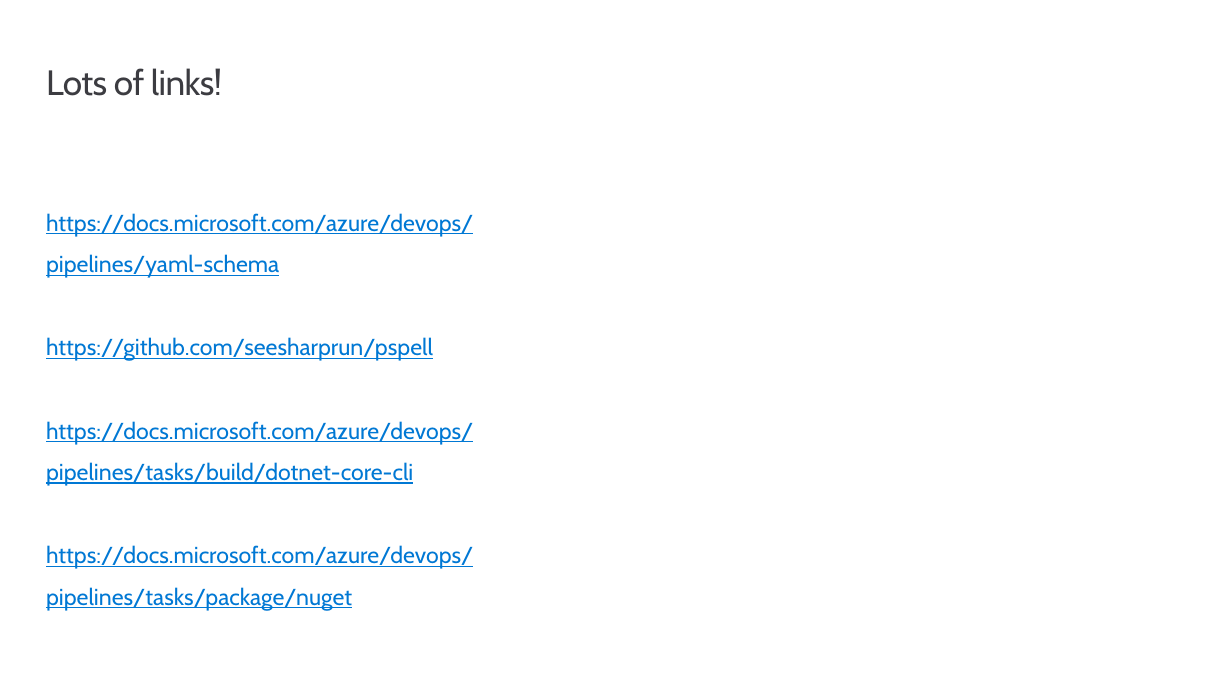
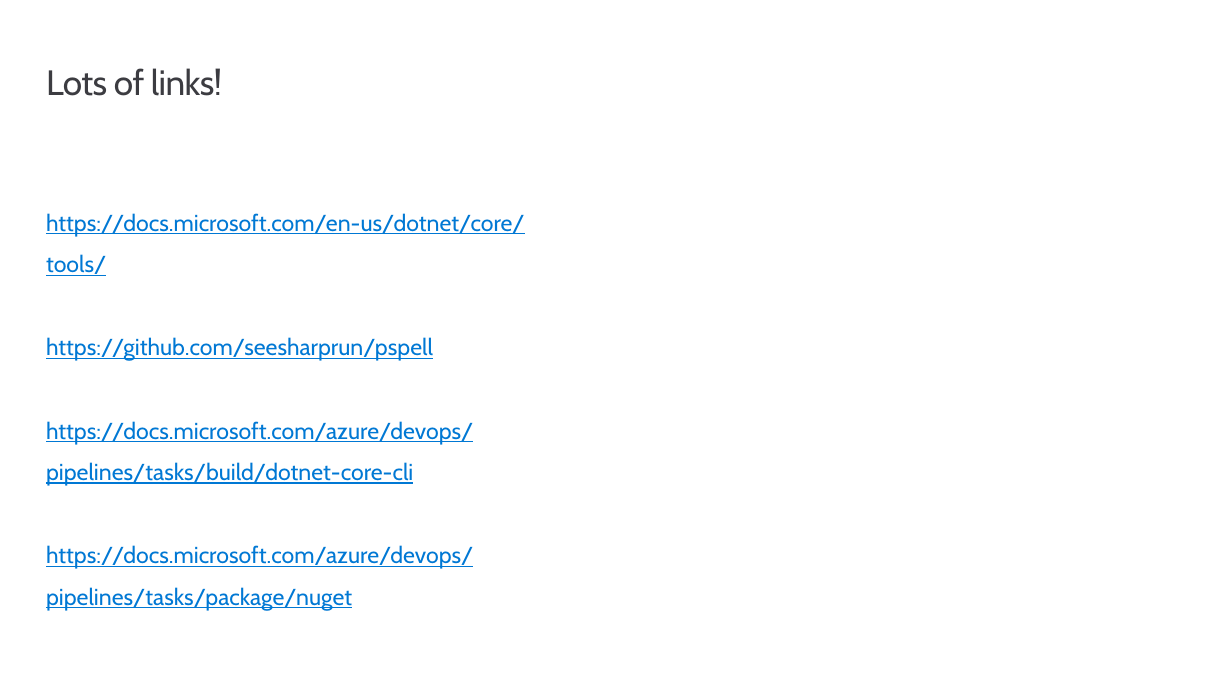
Before and after one commit to msusdev/Azure-pipelines-with-GitHub, a slide deck: slide 13 of Presentations/Package management with Azure Artifacts/Package management with Azure Artifacts.pptx. Drawn at 1232x693 pixels with LibreOffice and Linux fonts; fonts in the diff are those of the drawing; background and template pictures are left out. Boxes give left, top, right and bottom in pixels: in the first picture for what was removed or moved away, otherwise in the second. Text is boxed around its words. In the diff, an @@ line names an element or a change of style, - is before the commit and + after.

```diff
--- a/Presentations/Package management with Azure Artifacts/Package management with Azure Artifacts.pptx
+++ b/Presentations/Package management with Azure Artifacts/Package management with Azure Artifacts.pptx
@@ text at [46,213,525,276]: text changed @@
-https://docs.microsoft.com/azure/devops/pipelines/yaml-schema
+https://docs.microsoft.com/en-us/dotnet/core/tools/
```
